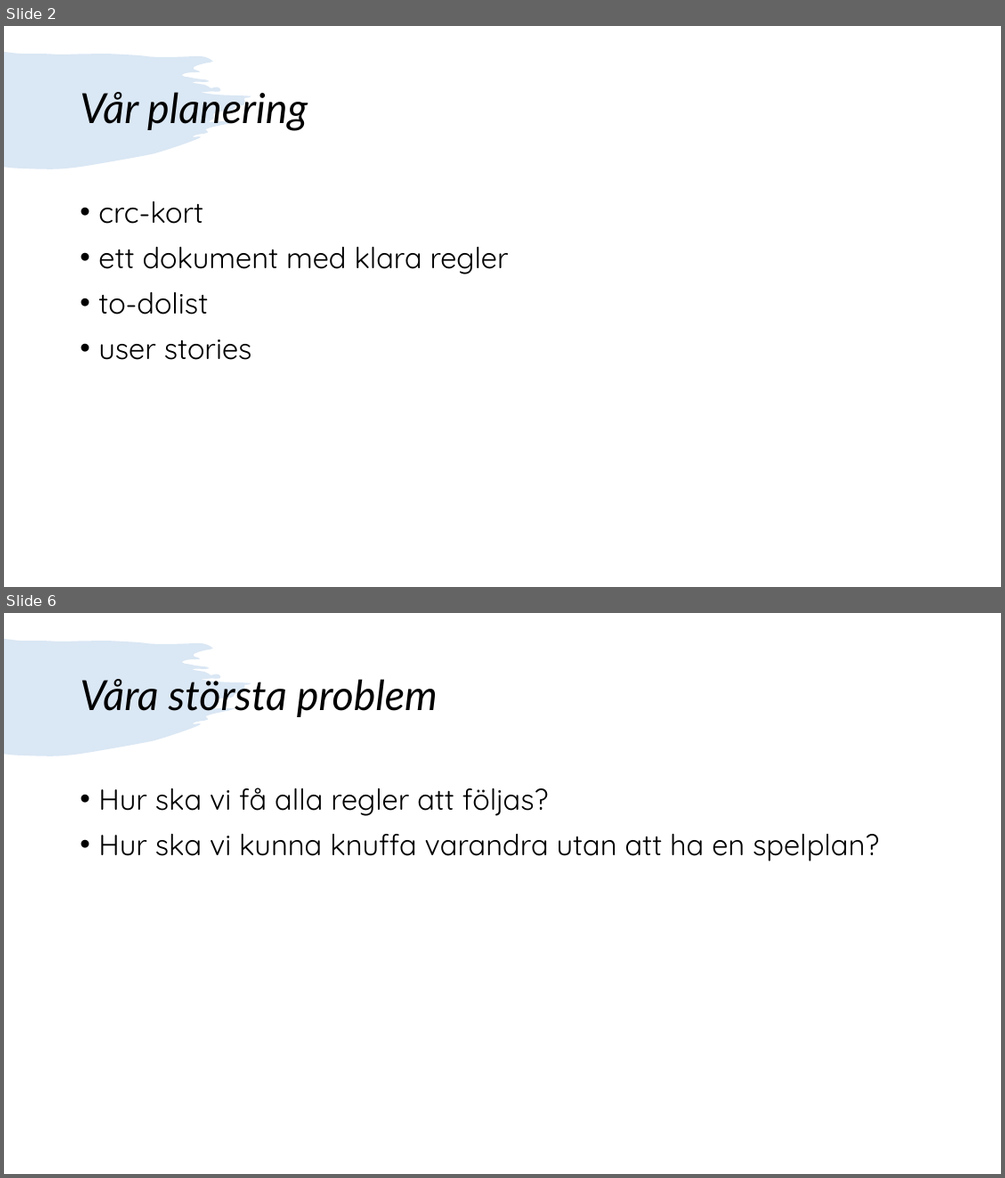
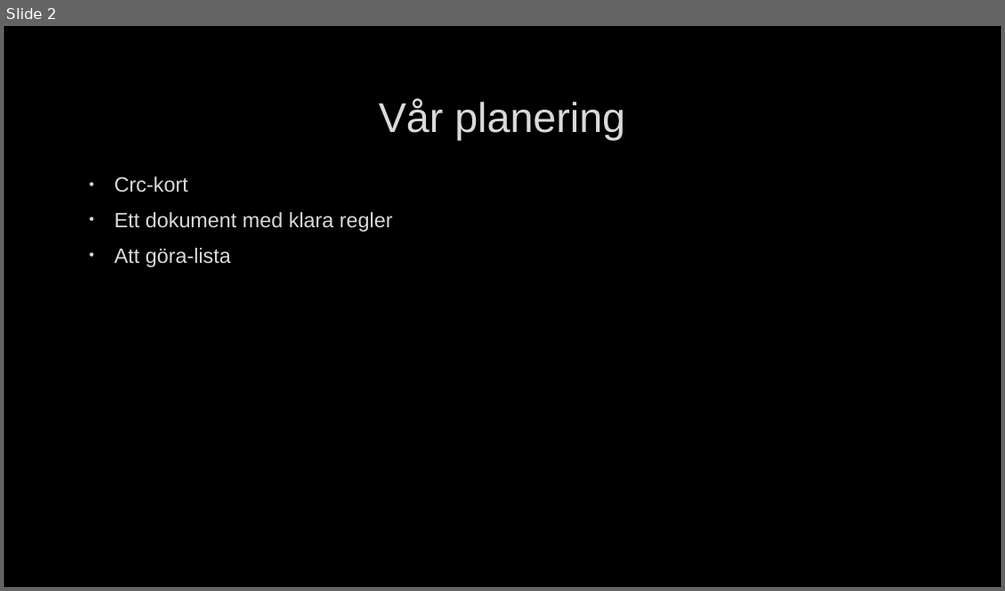
Before and after one commit to PGBSNH19/the-ludo-game-grupp-3, a slide deck: Documentation/Grupp 3 ludo presentation.pptx. Shown one above the other, each under a label of ours: slides 2 and 6 before the commit, slide 2 after it; the slides between them are not shown. The pictures are 1005x1178 and 1005x591 pixels, drawn with LibreOffice and Linux fonts; fonts in the diff are those of the drawing; background and template pictures are left out. Boxes give left, top, right and bottom in pixels: in the first picture for what was removed or moved away, otherwise in the second. Text is boxed around its words. In the diff, an @@ line names an element or a change of style, - is before the commit and + after.

```diff
--- a/Documentation/Grupp 3 ludo presentation.pptx
+++ b/Documentation/Grupp 3 ludo presentation.pptx
@@ slide 6 removed at box(4, 613, 1001, 1174), background #FFFFFF; not listed: 1 template element that a slide beside it also shows @@
@@ title removed at box(80, 679, 437, 717) @@
-Våra största problem
@@ text removed at box(98, 787, 879, 861) @@
-• Hur ska vi få alla regler att följas?
-• Hur ska vi kunna knuffa varandra utan att ha en spelplan?
@@ slide 2 changed as well @@
@@ background #FFFFFF to picture (left out) @@
@@ freeform shape removed at box(4, 52, 251, 168) @@
@@ title "Vår planering": place and size @@
-title "Vår planering" at box(80, 92, 307, 131)
+title "Vår planering" at box(379, 99, 625, 140)
@@ title "Vår planering" at box(379, 99, 625, 140): font Lato to Arial, text colour #000000 to #DADADA, letter outline none to #404040 0.75 pt, italic off; alignment left to centre; line spacing 0.9 to 1 @@
@@ text at box(114, 176, 393, 267): text changed; size 28 to 20 pt; font Quicksand to Arial; text colour #000000 to #DADADA @@
-• crc-kort
-• ett dokument med klara regler
-• to-dolist
-• user stories
+• Crc-kort
+• Ett dokument med klara regler
+• Att göra-lista
```
Also in this commit, not shown: 1 other slide changed, 19 slides added, 3 other slides removed, 5 other files.
